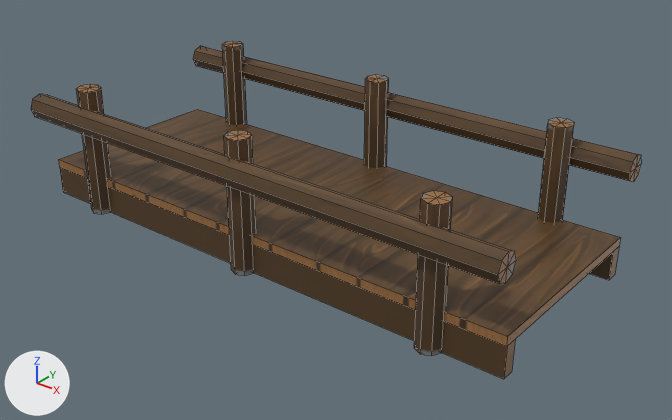
The FBX model Bridges/SmallBridge/sm_smallBridge.fbx: old version first, new version second.
Rendered twice from a camera (50 mm lens) standing at (5.34, -6.34, 3.94) and looking at (0.29, -0.03, 0.03). Every picture has the same lights, and +X, +Y and +Z are marked at lower left. Mesh edges are drawn as thin lines. Where no turn or scale is listed for an object, it has been applied to the vertices. Vertices at the same position are counted once.

In view in the first picture: 'sm__w_B2'.
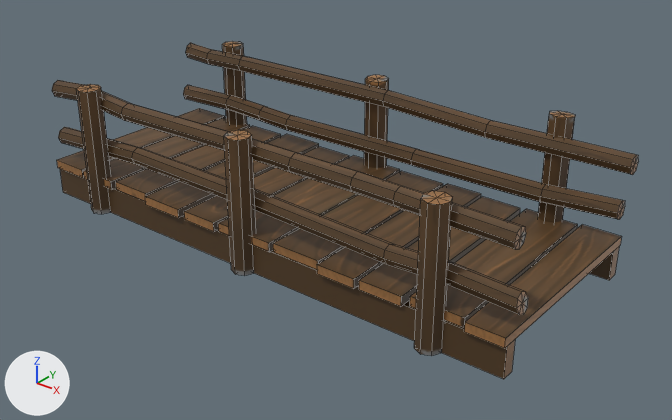
Changed parts and their boxes [x1, y1, x2, y2] in the pictures (672 x 420 px; the box of a moved part takes in the faces that stretch with it):
'sm__w_B2', reshaped: before [31, 41, 642, 379]; after [52, 41, 639, 379]
part 1 of me_mesh, rebuilt: before [193, 46, 642, 182]; after [185, 43, 639, 175]
part 2 of me_mesh, rebuilt (11% shorter): before [31, 94, 516, 284]; after [52, 80, 526, 249]
part 3 of me_mesh, moved or reshaped: before [538, 118, 574, 223]; after [538, 111, 575, 223]
part 4 of me_mesh, built on: before [59, 109, 620, 346]; after [57, 85, 625, 348]

What changed in the scene script:
```text
Change me_mesh:
    used by ob_sm__w_b2; location = (0.0, 0.0, 0.0)
    verts and faces of me_mesh; kept vertices keep their numbers, new ones are numbered from 164
    before: 44 (2.11, 1.08, 1.02) at pixel (574, 122), 45 (2.03, 1.12, 1.02) at pixel (567, 118), 46 (1.94, 1.08, 1.02) at pixel (556, 117), 47 (1.91, 1.0, 1.02) at pixel (548, 119), 48 (1.94, 0.92, 1.02) at pixel (547, 123)
    before: 49 (2.03, 0.88, 1.02) at pixel (554, 126), 50 (2.11, 0.92, 1.02) at pixel (565, 127), 51 (2.15, 1.0, 1.02) at pixel (573, 125), 53 (2.03, 1.0, 1.02) at pixel (561, 122)
    remove me_mesh.from_pydata(...)  # 164 vertices, 208 faces; spans x -2.71..2.71, y -1.26..1.26, z -0.3..1.02
    add me_mesh.from_pydata(...)  # 436 vertices, 468 faces; spans x -2.71..2.78, y -1.13..1.12, z -0.3..1.12
    me_mesh part 1: the loose piece of 18 vertices spanning x -2.71..2.71, y 1.0..1.26, z 0.59..0.85 is rebuilt with 50 vertices and now spans x -2.64..2.78, y 0.79..1.02, z 0.73..0.97
    me_mesh part 2: the loose piece of 18 vertices spanning x -2.71..2.71, y -1.26..-1.0, z 0.59..0.85 is rebuilt with 66 vertices and now spans x -2.71..2.67, y -1.0..-0.76, z 0.75..0.96
    me_mesh part 3
    add for i in [44, 45, 46]: verts[i] += (0.0, 0.0, 0.07)
    add for i in [47, 51, 53]: verts[i] += (0.0, 0.0, 0.08)
    add verts[48] = (1.94, 0.92, 1.11)  # moved, pixel (549, 113)
    add verts[50] = (2.11, 0.92, 1.11)  # moved, pixel (566, 117)
    add verts[49] = (2.03, 0.88, 1.12)  # moved, pixel (556, 116)
    me_mesh part 4
    4 vertices are removed from x -2.71..2.71, y -1.01..1.01, z 0.09
    6 faces are deleted
    139 vertices are added at x -2.71..2.76, y -1.06..1.07, z 0.0..0.48
    47 new vertices lie (0.0, 0.0, 0.09) away from vertices in x -2.71..2.71, y -1.06..1.07, z 0.0..0.34
    5 new vertices lie (1.14, 0.04, 0.04) away from vertices in x -2.71, y -0.98..-0.8, z 0.24..0.39
    5 new vertices lie (0.0, 0.06, 0.03) away from vertices in x -2.71..2.71, y -0.95..0.93, z 0.3..0.43
    186 new faces join them
```
